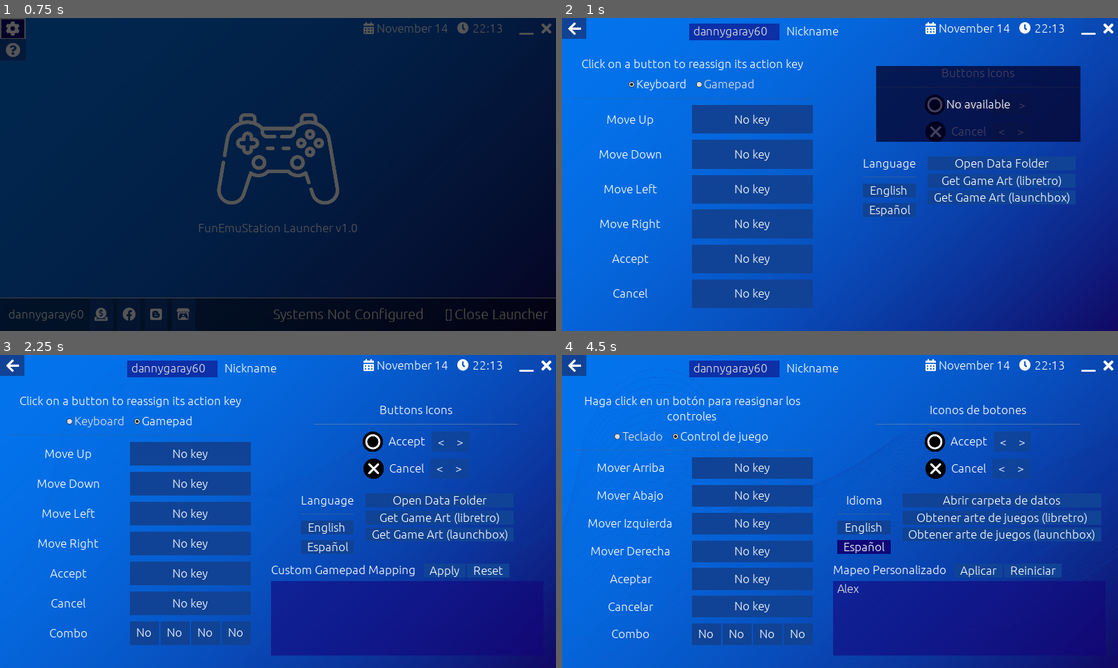
Above: before the commit, frames 1-4 (two rows, left to right).
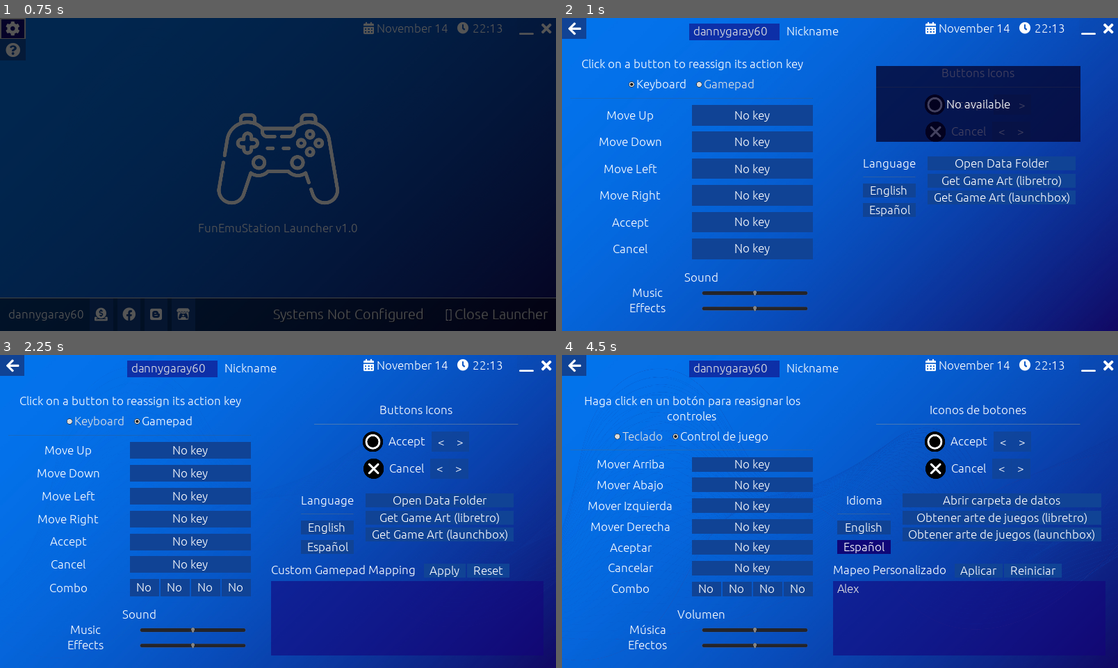
Above: after the commit, the same moments.

Repository: dannygaray60/funemustation
Game: Godot game, scene res://MainScr.tscn
The game is run twice, just before and just after one commit, with the same random seed, the same clock (stepped at 60 frames per second) and the same inputs.
Inputs (mouse positions are in pixels of both pictures, inside the frame that each line leads up to):
- Up to frame 1 (0.75 s): click "" at 0.5 s
- Up to frame 2 (1 s): no input
- Up to frame 3 (2.25 s): click "Keyboard" at 1.25 s; click "Gamepad" at 2 s
- Up to frame 4 (4.5 s): click (967, 617) at 2.77 s; type "Alex" at 2.85 s; click "English" at 3.5 s; click "Español" at 4.25 s

Frame 1 is identical in both runs. In frame 2, 8.1% of the frame differs, in the area x 6-46%, y 29-94%; in frame 3, 8.9%; in frame 4, 9.0%, in the area x 4-46%, y 33-94%.

Commit message:
Added volume sliders.
The "input remap" menu now has volume sliders at the bottom. Config singleton
updated to include these values, audio players within Audio singleton
grouped and translations added accordingly.

Diff:
--- a/Audio.gd
+++ b/Audio.gd
@@ -1,4 +1,9 @@
 extends Node
 
 func _ready():
+	for audio_player in get_children():
+		if audio_player.is_in_group("music"):
+			audio_player.volume_db = linear2db(Config.get_conf_value("sound", "music"))
+		elif audio_player.is_in_group("effects"):
+			audio_player.volume_db = linear2db(Config.get_conf_value("sound", "effects"))
 	$Music.play()
--- a/Audio.tscn
+++ b/Audio.tscn
@@ -12,30 +12,37 @@
 [node name="Audio" type="Node"]
 script = ExtResource( 1 )
 
-[node name="Music" type="AudioStreamPlayer" parent="."]
+[node name="Music" type="AudioStreamPlayer" parent="." groups=[
+"music",
+]]
 stream = ExtResource( 2 )
-volume_db = -3.0
 
-[node name="Accept" type="AudioStreamPlayer" parent="."]
+[node name="Accept" type="AudioStreamPlayer" parent="." groups=[
+"effects",
+]]
 stream = ExtResource( 3 )
-volume_db = 4.0
 
-[node name="Alert" type="AudioStreamPlayer" parent="."]
+[node name="Alert" type="AudioStreamPlayer" parent="." groups=[
+"effects",
+]]
 stream = ExtResource( 5 )
-volume_db = -9.0
 
-[node name="ChangeItem" type="AudioStreamPlayer" parent="."]
+[node name="ChangeItem" type="AudioStreamPlayer" parent="." groups=[
+"effects",
+]]
 stream = ExtResource( 6 )
-volume_db = -4.0
 
-[node name="ChangeSection" type="AudioStreamPlayer" parent="."]
+[node name="ChangeSection" type="AudioStreamPlayer" parent="." groups=[
+"effects",
+]]
 stream = ExtResource( 8 )
-volume_db = -8.0
 
-[node name="GoBack" type="AudioStreamPlayer" parent="."]
+[node name="GoBack" type="AudioStreamPlayer" parent="." groups=[
+"effects",
+]]
 stream = ExtResource( 4 )
-volume_db = 4.0
 
-[node name="Intro" type="AudioStreamPlayer" parent="."]
+[node name="Intro" type="AudioStreamPlayer" parent="." groups=[
+"music",
+]]
 stream = ExtResource( 7 )
-volume_db = 5.0
--- a/config.gd
+++ b/config.gd
@@ -75,6 +75,12 @@
 
 	if not conf.has_section_key("misc", "selected_system"):
 		conf.set_value("misc", "selected_system",0)
+
+	if not conf.has_section_key("sound", "music"):
+		conf.set_value("sound", "music", 0.5)
+
+	if not conf.has_section_key("sound", "effects"):
+		conf.set_value("sound", "effects", 0.5)
 
 #	if not conf.has_section_key("misc", "wallpaper_darkness"):
 #		conf.set_value("misc", "wallpaper_darkness", 0.57)
--- a/remapconfig/InputRemapMenu.tscn
+++ b/remapconfig/InputRemapMenu.tscn
@@ -8,6 +8,7 @@
 [ext_resource path="res://element_set_btn_icon.tscn" type="PackedScene" id=6]
 [ext_resource path="res://addons/FontAwesome5/fa-solid-900.ttf" type="DynamicFontData" id=7]
 [ext_resource path="res://addons/FontAwesome5/FontAwesome.gd" type="Script" id=8]
+[ext_resource path="res://remapconfig/VolumeControl.gd" type="Script" id=9]
 
 [sub_resource type="StyleBoxFlat" id=1]
 content_margin_left = 15.0
@@ -325,7 +326,7 @@
 anchor_bottom = 0.5
 margin_top = -307.0
 margin_right = 636.0
-margin_bottom = 348.0
+margin_bottom = 228.0
 custom_styles/focus = SubResource( 14 )
 disabled = true
 group = SubResource( 15 )
@@ -349,7 +350,7 @@
 margin_left = 20.0
 margin_top = 20.0
 margin_right = 616.0
-margin_bottom = 635.0
+margin_bottom = 515.0
 custom_constants/separation = 15
 __meta__ = {
 "_edit_use_anchors_": false
@@ -396,13 +397,13 @@
 [node name="ActionRemapRow3" type="HBoxContainer" parent="RemapButtonGroupKeyBoard/MarginContainer/ActionsList"]
 margin_top = 117.0
 margin_right = 596.0
-margin_bottom = 175.0
+margin_bottom = 158.0
 size_flags_horizontal = 3
 size_flags_vertical = 3
 
 [node name="ActionName" type="Label" parent="RemapButtonGroupKeyBoard/MarginContainer/ActionsList/ActionRemapRow3"]
 margin_right = 296.0
-margin_bottom = 58.0
+margin_bottom = 41.0
 size_flags_horizontal = 3
 size_flags_vertical = 3
 text = "MOVE_U"
@@ -412,21 +413,21 @@
 [node name="RemapButton" parent="RemapButtonGroupKeyBoard/MarginContainer/ActionsList/ActionRemapRow3" instance=ExtResource( 1 )]
 margin_left = 300.0
 margin_right = 596.0
-margin_bottom = 58.0
+margin_bottom = 41.0
 size_flags_horizontal = 3
 size_flags_vertical = 3
 group = SubResource( 15 )
 
 [node name="ActionRemapRow4" type="HBoxContainer" parent="RemapButtonGroupKeyBoard/MarginContainer/ActionsList"]
-margin_top = 190.0
-margin_right = 596.0
-margin_bottom = 248.0
+margin_top = 173.0
+margin_right = 596.0
+margin_bottom = 214.0
 size_flags_horizontal = 3
 size_flags_vertical = 3
 
 [node name="ActionName" type="Label" parent="RemapButtonGroupKeyBoard/MarginContainer/ActionsList/ActionRemapRow4"]
 margin_right = 296.0
-margin_bottom = 58.0
+margin_bottom = 41.0
 size_flags_horizontal = 3
 size_flags_vertical = 3
 text = "MOVE_D"
@@ -436,22 +437,22 @@
 [node name="RemapButton" parent="RemapButtonGroupKeyBoard/MarginContainer/ActionsList/ActionRemapRow4" instance=ExtResource( 1 )]
 margin_left = 300.0
 margin_right = 596.0
-margin_bottom = 58.0
+margin_bottom = 41.0
 size_flags_horizontal = 3
 size_flags_vertical = 3
 group = SubResource( 15 )
 action = "ui_down"
 
 [node name="ActionRemapRow" type="HBoxContainer" parent="RemapButtonGroupKeyBoard/MarginContainer/ActionsList"]
-margin_top = 263.0
-margin_right = 596.0
-margin_bottom = 321.0
+margin_top = 229.0
+margin_right = 596.0
+margin_bottom = 270.0
 size_flags_horizontal = 3
 size_flags_vertical = 3
 
 [node name="ActionName" type="Label" parent="RemapButtonGroupKeyBoard/MarginContainer/ActionsList/ActionRemapRow"]
 margin_right = 296.0
-margin_bottom = 58.0
+margin_bottom = 41.0
 size_flags_horizontal = 3
 size_flags_vertical = 3
 text = "MOVE_L"
@@ -461,22 +462,22 @@
 [node name="RemapButton" parent="RemapButtonGroupKeyBoard/MarginContainer/ActionsList/ActionRemapRow" instance=ExtResource( 1 )]
 margin_left = 300.0
 margin_right = 596.0
-margin_bottom = 58.0
+margin_bottom = 41.0
 size_flags_horizontal = 3
 size_flags_vertical = 3
 group = SubResource( 15 )
 action = "ui_left"
 
 [node name="ActionRemapRow2" type="HBoxContainer" parent="RemapButtonGroupKeyBoard/MarginContainer/ActionsList"]
-margin_top = 336.0
-margin_right = 596.0
-margin_bottom = 395.0
+margin_top = 285.0
+margin_right = 596.0
+margin_bottom = 326.0
 size_flags_horizontal = 3
 size_flags_vertical = 3
 
 [node name="ActionName" type="Label" parent="RemapButtonGroupKeyBoard/MarginContainer/ActionsList/ActionRemapRow2"]
 margin_right = 296.0
-margin_bottom = 59.0
+margin_bottom = 41.0
 size_flags_horizontal = 3
 size_flags_vertical = 3
 text = "MOVE_R"
@@ -486,22 +487,22 @@
 [node name="RemapButton" parent="RemapButtonGroupKeyBoard/MarginContainer/ActionsList/ActionRemapRow2" instance=ExtResource( 1 )]
 margin_left = 300.0
 margin_right = 596.0
-margin_bottom = 59.0
+margin_bottom = 41.0
 size_flags_horizontal = 3
 size_flags_vertical = 3
 group = SubResource( 15 )
 action = "ui_right"
 
 [node name="ActionRemapRow5" type="HBoxContainer" parent="RemapButtonGroupKeyBoard/MarginContainer/ActionsList"]
-margin_top = 410.0
-margin_right = 596.0
-margin_bottom = 468.0
+margin_top = 341.0
+margin_right = 596.0
+margin_bottom = 382.0
 size_flags_horizontal = 3
 size_flags_vertical = 3
 
 [node name="ActionName" type="Label" parent="RemapButtonGroupKeyBoard/MarginContainer/ActionsList/ActionRemapRow5"]
 margin_right = 296.0
-margin_bottom = 58.0
+margin_bottom = 41.0
 size_flags_horizontal = 3
 size_flags_vertical = 3
 text = "ACCEPT"
@@ -511,22 +512,22 @@
 [node name="RemapButton" parent="RemapButtonGroupKeyBoard/MarginContainer/ActionsList/ActionRemapRow5" instance=ExtResource( 1 )]
 margin_left = 300.0
 margin_right = 596.0
-margin_bottom = 58.0
+margin_bottom = 41.0
 size_flags_horizontal = 3
 size_flags_vertical = 3
 group = SubResource( 15 )
 action = "ui_accept"
 
 [node name="ActionRemapRow6" type="HBoxContainer" parent="RemapButtonGroupKeyBoard/MarginContainer/ActionsList"]
-margin_top = 483.0
-margin_right = 596.0
-margin_bottom = 541.0
+margin_top = 397.0
+margin_right = 596.0
+margin_bottom = 438.0
 size_flags_horizontal = 3
 size_flags_vertical = 3
 
 [node name="ActionName" type="Label" parent="RemapButtonGroupKeyBoard/MarginContainer/ActionsList/ActionRemapRow6"]
 margin_right = 296.0
-margin_bottom = 58.0
+margin_bottom = 41.0
 size_flags_horizontal = 3
 size_flags_vertical = 3
 text = "CANCEL"
@@ -536,22 +537,22 @@
 [node name="RemapButton" parent="RemapButtonGroupKeyBoard/MarginContainer/ActionsList/ActionRemapRow6" instance=ExtResource( 1 )]
 margin_left = 300.0
 margin_right = 596.0
-margin_bottom = 58.0
+margin_bottom = 41.0
 size_flags_horizontal = 3
 size_flags_vertical = 3
 group = SubResource( 15 )
 action = "ui_cancel"
 
 [node name="ActionRemapRow7" type="HBoxContainer" parent="RemapButtonGroupKeyBoard/MarginContainer/ActionsList"]
-margin_top = 556.0
-margin_right = 596.0
-margin_bottom = 615.0
+margin_top = 453.0
+margin_right = 596.0
+margin_bottom = 495.0
 size_flags_horizontal = 3
 size_flags_vertical = 3
 
 [node name="ActionName" type="Label" parent="RemapButtonGroupKeyBoard/MarginContainer/ActionsList/ActionRemapRow7"]
 margin_right = 296.0
-margin_bottom = 59.0
+margin_bottom = 42.0
 size_flags_horizontal = 3
 size_flags_vertical = 3
 text = "Combo"
@@ -561,12 +562,12 @@
 [node name="HBoxContainer" type="HBoxContainer" parent="RemapButtonGroupKeyBoard/MarginContainer/ActionsList/ActionRemapRow7"]
 margin_left = 300.0
 margin_right = 596.0
-margin_bottom = 59.0
+margin_bottom = 42.0
 size_flags_horizontal = 3
 
 [node name="RemapButton" parent="RemapButtonGroupKeyBoard/MarginContainer/ActionsList/ActionRemapRow7/HBoxContainer" instance=ExtResource( 1 )]
 margin_right = 71.0
-margin_bottom = 59.0
+margin_bottom = 42.0
 size_flags_horizontal = 3
 size_flags_vertical = 3
 group = SubResource( 15 )
@@ -577,7 +578,7 @@
 [node name="RemapButton2" parent="RemapButtonGroupKeyBoard/MarginContainer/ActionsList/ActionRemapRow7/HBoxContainer" instance=ExtResource( 1 )]
 margin_left = 75.0
 margin_right = 146.0
-margin_bottom = 59.0
+margin_bottom = 42.0
 size_flags_horizontal = 3
 size_flags_vertical = 3
 group = SubResource( 15 )
@@ -588,7 +589,7 @@
 [node name="RemapButton3" parent="RemapButtonGroupKeyBoard/MarginContainer/ActionsList/ActionRemapRow7/HBoxContainer" instance=ExtResource( 1 )]
 margin_left = 150.0
 margin_right = 221.0
-margin_bottom = 59.0
+margin_bottom = 42.0
 size_flags_horizontal = 3
 size_flags_vertical = 3
 group = SubResource( 15 )
@@ -599,7 +600,7 @@
 [node name="RemapButton4" parent="RemapButtonGroupKeyBoard/MarginContainer/ActionsList/ActionRemapRow7/HBoxContainer" instance=ExtResource( 1 )]
 margin_left = 225.0
 margin_right = 296.0
-margin_bottom = 59.0
+margin_bottom = 42.0
 size_flags_horizontal = 3
 size_flags_vertical = 3
 group = SubResource( 15 )
@@ -722,6 +723,76 @@
 margin_bottom = 37.0
 text = "Nickname"
 
+[node name="VolumeControl" type="Control" parent="."]
+anchor_top = 1.0
+anchor_bottom = 1.0
+margin_left = 80.0
+margin_top = -148.0
+margin_right = 604.0
+margin_bottom = -13.0
+script = ExtResource( 9 )
+__meta__ = {
+"_edit_use_anchors_": false
+}
+
+[node name="VBoxContainer" type="VBoxContainer" parent="VolumeControl"]
+anchor_right = 1.0
+anchor_bottom = 1.0
+__meta__ = {
+"_edit_use_anchors_": false
+}
+
+[node name="Label" type="Label" parent="VolumeControl/VBoxContainer"]
+margin_right = 524.0
+margin_bottom = 34.0
+text = "SOUND"
+align = 1
+valign = 1
+
+[node name="HBoxMusic" type="HBoxContainer" parent="VolumeControl/VBoxContainer"]
+margin_top = 38.0
+margin_right = 524.0
+margin_bottom = 72.0
+
+[node name="Label" type="Label" parent="VolumeControl/VBoxContainer/HBoxMusic"]
+margin_right = 260.0
+margin_bottom = 34.0
+size_flags_horizontal = 3
+text = "MUSIC"
+align = 1
+valign = 1
+
+[node name="SliderMusic" type="HSlider" parent="VolumeControl/VBoxContainer/HBoxMusic"]
+margin_left = 264.0
+margin_right = 524.0
+margin_bottom = 34.0
+size_flags_horizontal = 3
+size_flags_vertical = 1
+max_value = 1.0
+step = 0.05
+
+[node name="HBoxEffects" type="HBoxContainer" parent="VolumeControl/VBoxContainer"]
+margin_top = 76.0
+margin_right = 524.0
+margin_bottom = 110.0
+
+[node name="Label" type="Label" parent="VolumeControl/VBoxContainer/HBoxEffects"]
+margin_right = 260.0
+margin_bottom = 34.0
+size_flags_horizontal = 3
+text = "EFFECTS"
+align = 1
+valign = 1
+
+[node name="SliderEffects" type="HSlider" parent="VolumeControl/VBoxContainer/HBoxEffects"]
+margin_left = 264.0
+margin_right = 524.0
+margin_bottom = 34.0
+size_flags_horizontal = 3
+size_flags_vertical = 1
+max_value = 1.0
+step = 0.05
+
 [node name="element_btn_min_close_win" parent="." instance=ExtResource( 5 )]
 mouse_filter = 2
 [connection signal="pressed" from="ControlOtherSettings/MarginContainer2/VBoxContainer/HBoxContainer/VBoxContainer/Button" to="." method="_on_ChangeLang" binds= [ "en" ]]
@@ -734,3 +805,5 @@
 [connection signal="pressed" from="RemapButtonGroupKeyBoard/MarginContainer/ActionsList/HBoxContainer/CheckBox" to="." method="_on_ChangeInputMode" binds= [ "keyboard" ]]
 [connection signal="pressed" from="RemapButtonGroupKeyBoard/MarginContainer/ActionsList/HBoxContainer/CheckBox2" to="." method="_on_ChangeInputMode" binds= [ "gamepad" ]]
 [connection signal="pressed" from="BtnGoMenu" to="." method="_on_BtnGoMenu_pressed"]
+[connection signal="value_changed" from="VolumeControl/VBoxContainer/HBoxMusic/SliderMusic" to="VolumeControl" method="_on_SliderMusic_value_changed"]
+[connection signal="value_changed" from="VolumeControl/VBoxContainer/HBoxEffects/SliderEffects" to="VolumeControl" method="_on_SliderEffects_value_changed"]
--- /dev/null
+++ b/remapconfig/VolumeControl.gd
@@ -0,0 +1,17 @@
+extends Control
+
+func _ready() -> void:
+	$VBoxContainer/HBoxMusic/SliderMusic.value = Config.get_conf_value("sound", "music")
+	$VBoxContainer/HBoxEffects/SliderEffects.value = Config.get_conf_value("sound", "effects")
+
+func _on_SliderMusic_value_changed(value: float) -> void:
+	for music_node in get_tree().get_nodes_in_group("music"):
+		music_node.volume_db = linear2db(value)
+	Audio.get_node("ChangeItem").play()
+	Config.set_conf_value("sound", "music", value)
+
+func _on_SliderEffects_value_changed(value: float) -> void:
+	for effect_node in get_tree().get_nodes_in_group("effects"):
+		effect_node.volume_db = linear2db(value)
+	Audio.get_node("ChangeItem").play()
+	Config.set_conf_value("sound", "effects", value)
--- a/text.csv
+++ b/text.csv
@@ -35,3 +35,6 @@
 SURE_EXIT;Are you sure to exit?;¿Está seguro de salir?
 CLOSE_LAUNCHER;Close Launcher;Cerrar Launcher
 GO_TO_LIST;Go to list;Ir a lista
+SOUND;Sound;Volumen
+MUSIC;Music;Música
+EFFECTS;Effects;Efectos
Not shown: 7 places in MainScr.tscn that only renumber resources
Not shown: 1 places in remapconfig/InputRemapMenu.tscn that only renumber resources
Binary file changed: text.en.translation
Binary file changed: text.es.translation
